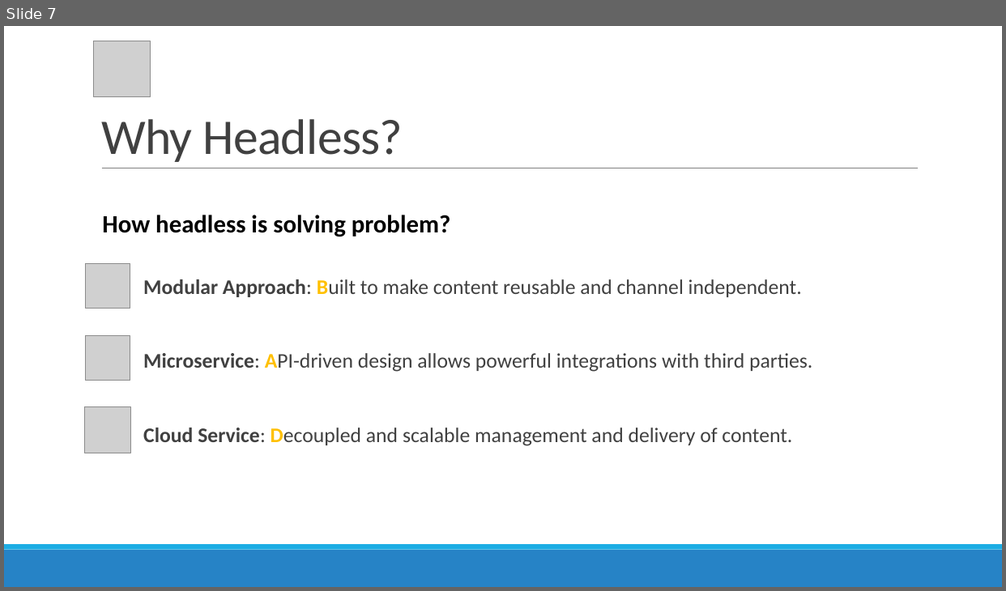
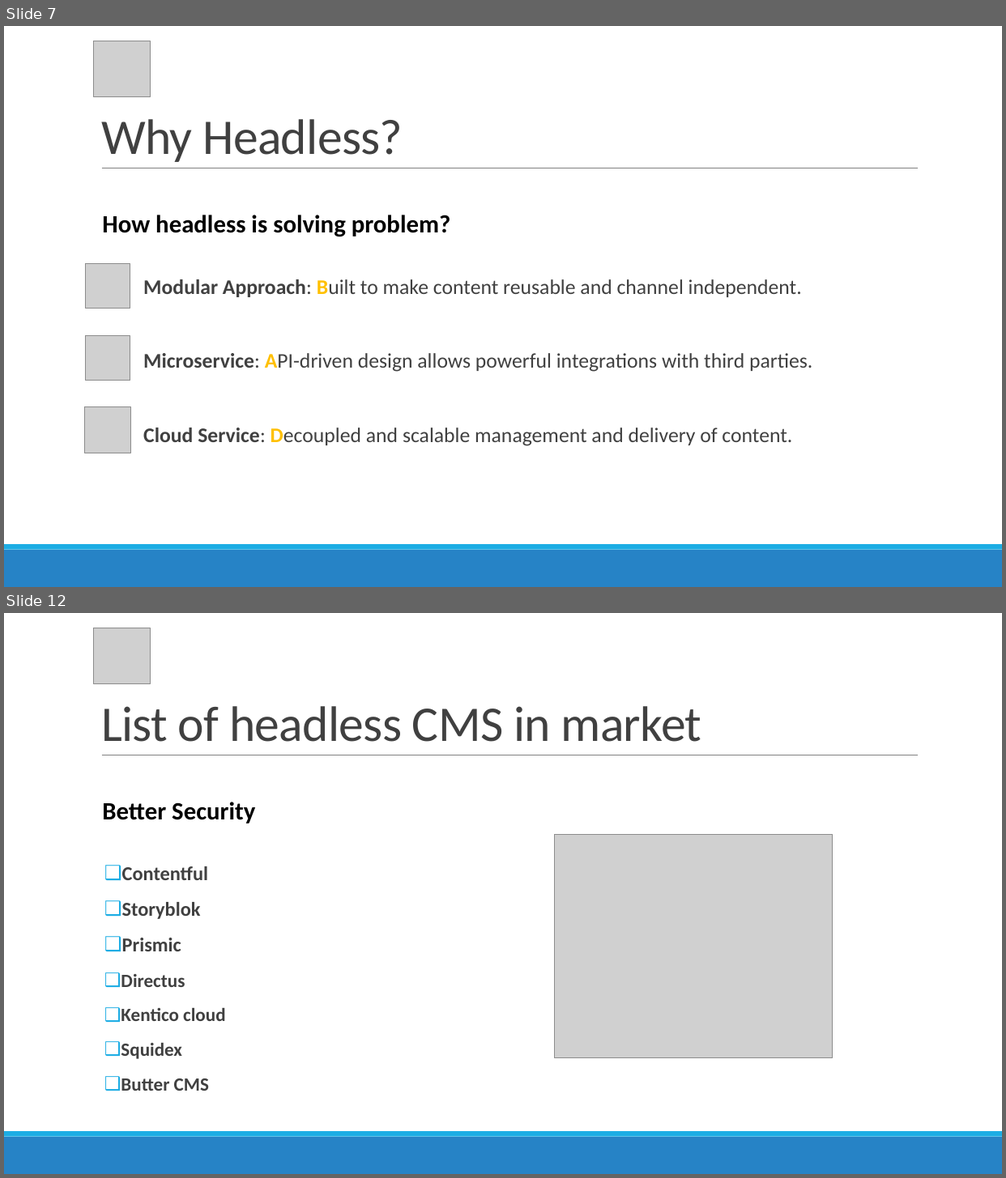
Before and after one commit to r4yadav/contentful-altudo, a slide deck: Contentful-queries.pptx. Shown one above the other, each under a label of ours: slide 7 before the commit, slides 7 and 12 after it; the slides between them are not shown. The pictures are 1006x591 and 1006x1178 pixels, drawn with LibreOffice and Linux fonts; fonts in the diff are those of the drawing; grey boxes stand for pictures. Boxes give left, top, right and bottom in pixels: in the first picture for what was removed or moved away, otherwise in the second. Text is boxed around its words. In the diff, an @@ line names an element or a change of style, - is before the commit and + after.

```diff
--- a/Contentful-queries.pptx
+++ b/Contentful-queries.pptx
@@ slide 12 added at (4, 613, 1002, 1174), background #FFFFFF; not listed: 3 template elements that a slide beside it also shows @@
@@ picture added at (94, 628, 150, 683) @@
@@ title added at (101, 706, 702, 742), 48 pt, text #404040 @@
+List of headless CMS in market
@@ text added at (102, 802, 255, 824), 24 pt, text #000000, bold @@
+Better Security
@@ picture added at (554, 835, 832, 1059) @@
@@ text added at (121, 867, 225, 1091), 18 pt, text #404040, bold @@
+❑ Contentful
+❑ Storyblok
+❑ Prismic
+❑ Directus
+❑ Kentico cloud
+❑ Squidex
+❑ Butter CMS
```
Also in this commit, not shown: 4 slides changed, 9 other slides added, 5 other files.
